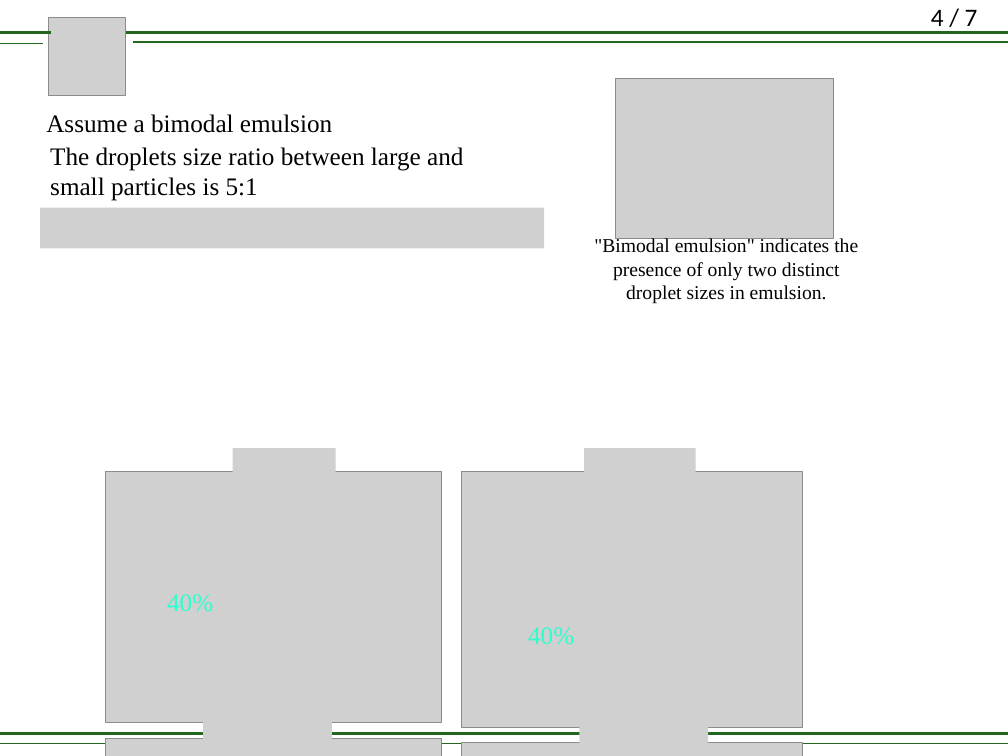
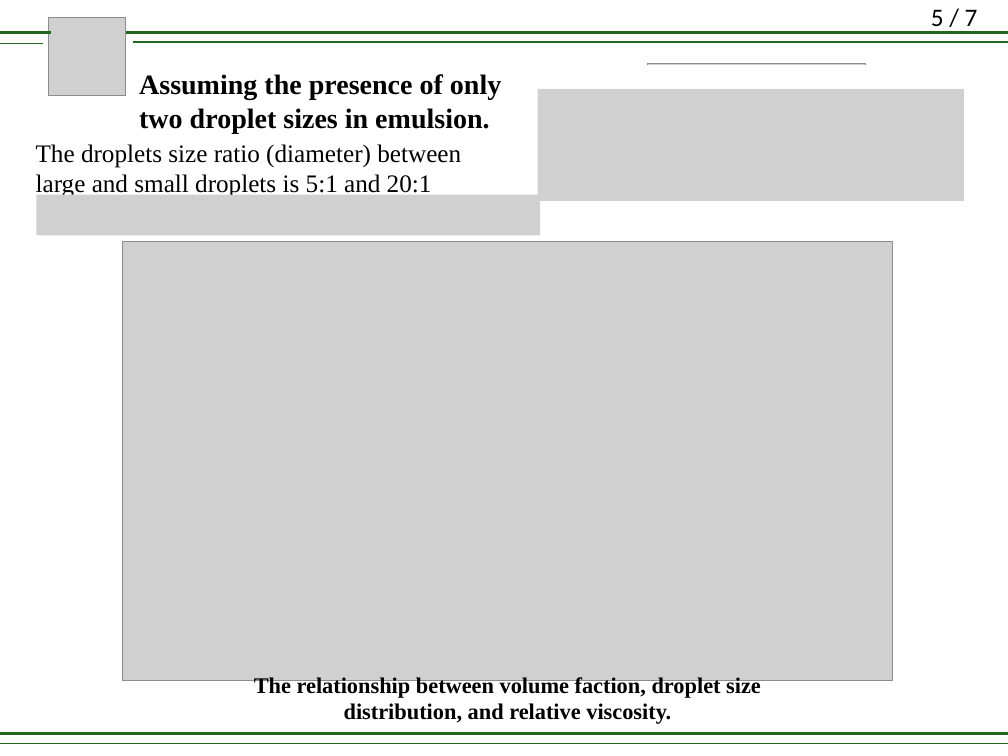
Before and after one commit to lirifuzui/UVPReader, a slide deck: slide 5 of RM_01.pptx (slide 4 before the commit). Drawn at 1008x756 pixels with LibreOffice and Linux fonts; fonts in the diff are those of the drawing; grey boxes stand for pictures. Boxes give left, top, right and bottom in pixels: in the first picture for what was removed or moved away, otherwise in the second. Text is boxed around its words. In the diff, an @@ line names an element or a change of style, - is before the commit and + after.

```diff
--- a/RM_01.pptx
+++ b/RM_01.pptx
@@ page number at [931,9,978,32]: text changed @@
-4 / 7
+5 / 7
@@ text at [139,74,501,134]: text changed; size 18 to 20 pt; bold on @@
-Assume a bimodal emulsion
+Assuming the presence of only two droplet sizes in emulsion.
@@ rectangle added at [508,66,979,235], fill #FFFFFF, outline #FFFFFF 1 pt @@
@@ picture added at [537,89,964,201] @@
@@ picture: place and size @@
-picture at [616,79,834,238]
+picture at [647,64,865,223]
@@ text at [36,144,461,198]: text changed @@
-The droplets size ratio between large and small particles is 5:1
+The droplets size ratio (diameter) between large and small droplets is 5:1 and 20:1
@@ picture: place and size @@
-picture at [40,208,544,248]
+picture at [36,195,540,235]
@@ text removed at [594,237,858,304] @@
-"Bimodal emulsion" indicates the presence of only two distinct droplet sizes in emulsion.
@@ picture: place and size @@
-picture at [462,472,802,728]
+picture at [123,241,892,680]
@@ text added at [254,677,761,724], 16 pt, text #000000, bold @@
+The relationship between volume faction, droplet size distribution, and relative viscosity.
@@ group removed at [106,449,802,756]: 7 pictures, 2 texts @@
-40%
-40%
```
Also in this commit, not shown: 2 other slides changed, 8 slides added, 7 slides removed, 10 other files.
